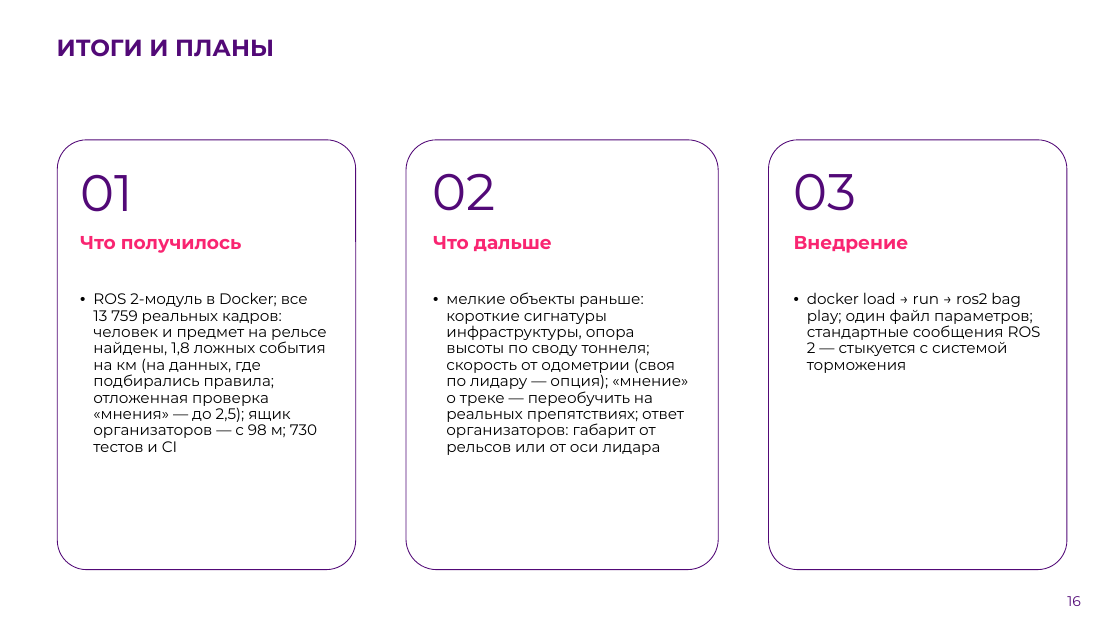
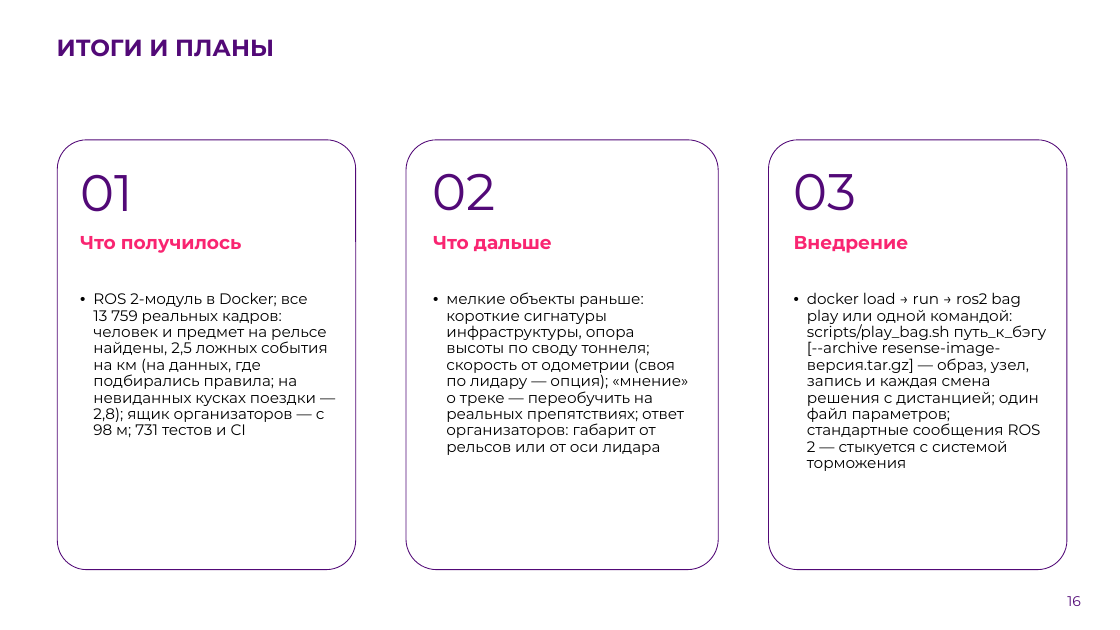
Before and after one commit to pmixay/ReSense, a slide deck: slide 16 of docs/presentation/ReSense_LCT2026.pptx. Drawn at 1120x630 pixels with LibreOffice and Linux fonts; fonts in the diff are those of the drawing; background and template pictures are left out. Boxes give left, top, right and bottom in pixels: in the first picture for what was removed or moved away, otherwise in the second. Text is boxed around its words. In the diff, an @@ line names an element or a change of style, - is before the commit and + after.

```diff
--- a/docs/presentation/ReSense_LCT2026.pptx
+++ b/docs/presentation/ReSense_LCT2026.pptx
@@ text at (93, 292, 328, 437): text changed @@
-• ROS 2-модуль в Docker; все 13 759 реальных кадров: человек и предмет на рельсе найдены, 1,8 ложных события на км (на данных, где подбирались правила; отложенная проверка «мнения» — до 2,5); ящик организаторов — с 98 м; 730 тестов и CI
+• ROS 2-модуль в Docker; все 13 759 реальных кадров: человек и предмет на рельсе найдены, 2,5 ложных события на км (на данных, где подбирались правила; на невиданных кусках поездки — 2,8); ящик организаторов — с 98 м; 731 тестов и CI
@@ text at (807, 292, 1047, 471): text changed @@
-• docker load → run → ros2 bag play; один файл параметров; стандартные сообщения ROS 2 — стыкуется с системой торможения
+• docker load → run → ros2 bag play или одной командой: scripts/play_bag.sh путь_к_бэгу [--archive resense-image-версия.tar.gz] — образ, узел, запись и каждая смена решения с дистанцией; один файл параметров; стандартные сообщения ROS 2 — стыкуется с системой торможения
```
Also in this commit, not shown: 6 other slides changed, 31 other files.
